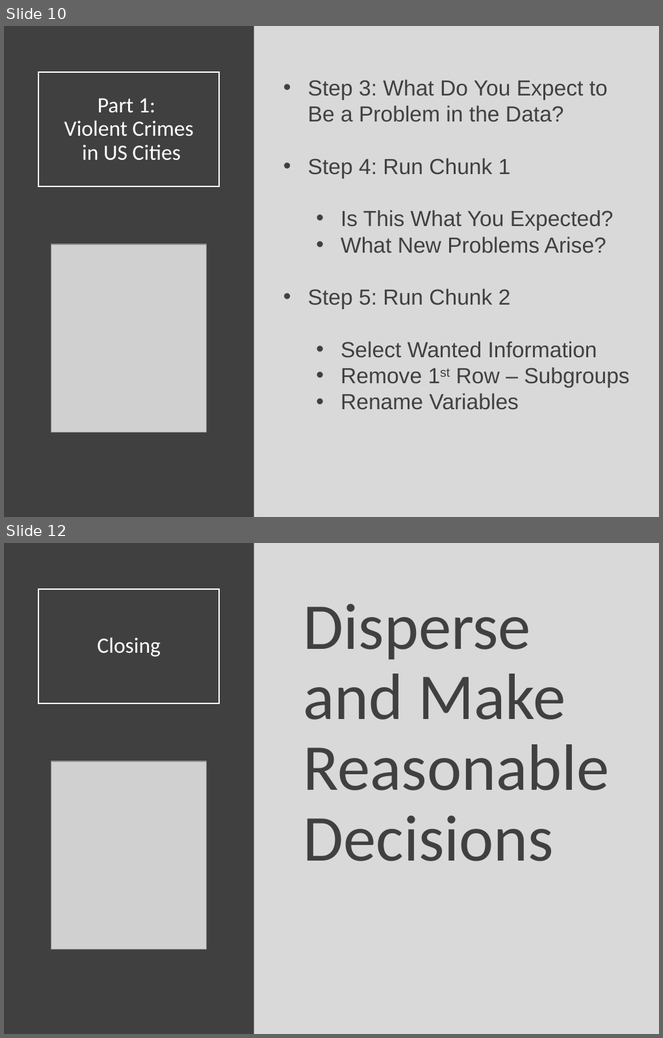
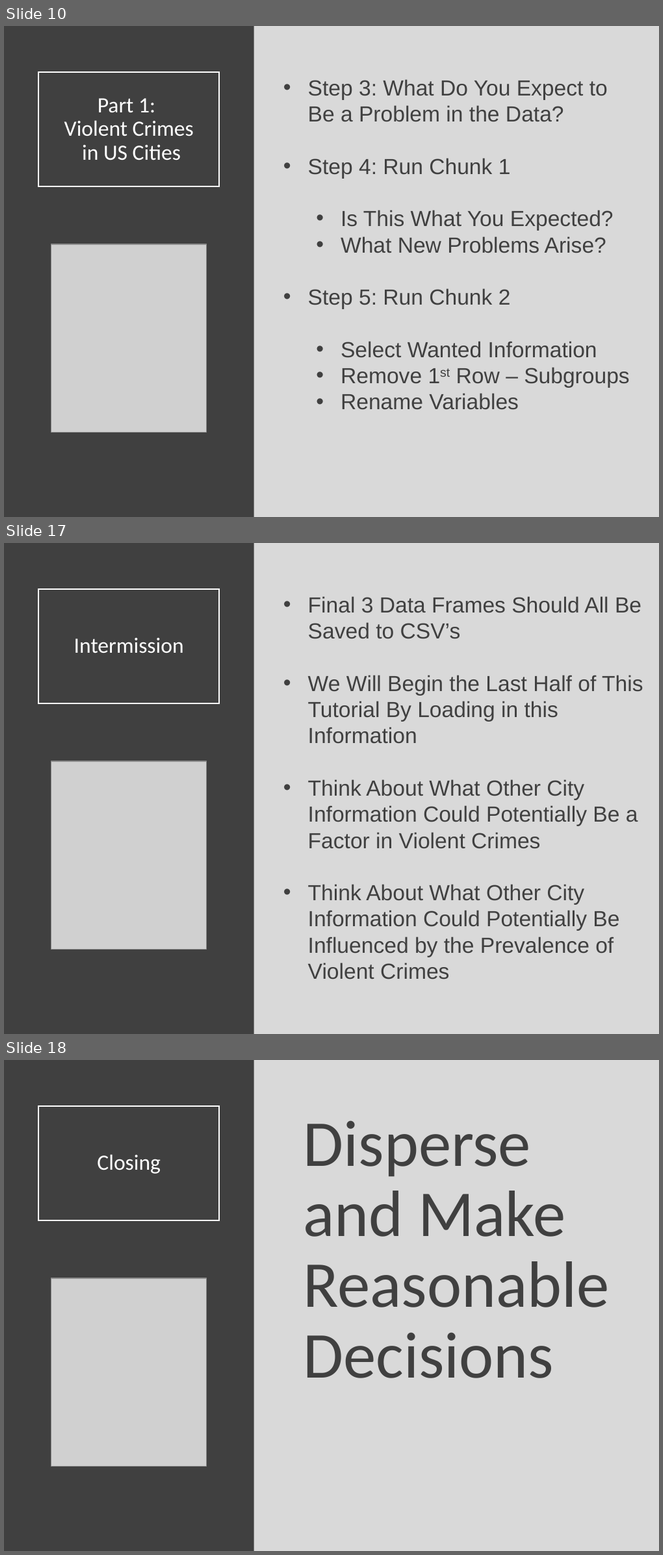
Before and after one commit to Yixf-Self/STOR320_WEBSITE, a slide deck: Lecture/Lecture 15/Lecture 15.pptx. Shown one above the other, each under a label of ours: slides 10 and 12 before the commit, slides 10, 17 and 18 after it; the slides between them are not shown. The pictures are 663x1038 and 663x1555 pixels, drawn with LibreOffice and Linux fonts; fonts in the diff are those of the drawing; grey boxes stand for pictures. Boxes give left, top, right and bottom in pixels: in the first picture for what was removed or moved away, otherwise in the second. Text is boxed around its words. In the diff, an @@ line names an element or a change of style, - is before the commit and + after.

```diff
--- a/Lecture/Lecture 15/Lecture 15.pptx
+++ b/Lecture/Lecture 15/Lecture 15.pptx
@@ slide 17 added at <box>4,543,659,1034</box>, background #D9D9D9 @@
@@ rectangle added at <box>4,543,254,1034</box>, fill #404040 @@
@@ title added at <box>38,589,220,704</box>, outline #FFFFFF 1.5 pt, 24 pt, text #FFFFFF @@
+Intermission
@@ text added at <box>308,596,643,980</box>, 24 pt, text #404040 @@
+• Final 3 Data Frames Should All Be Saved to CSV’s
+• We Will Begin the Last Half of This Tutorial By Loading in this Information
+• Think About What Other City Information Could Potentially Be a Factor in Violent Crimes
+• Think About What Other City Information Could Potentially Be Influenced by the Prevalence of Violent Crimes
@@ picture added at <box>51,761,206,949</box> @@
@@ what was slide 12 is now slide 18 @@
```
Also in this commit, not shown: 2 slides changed, 5 other slides added, 10 other files.
